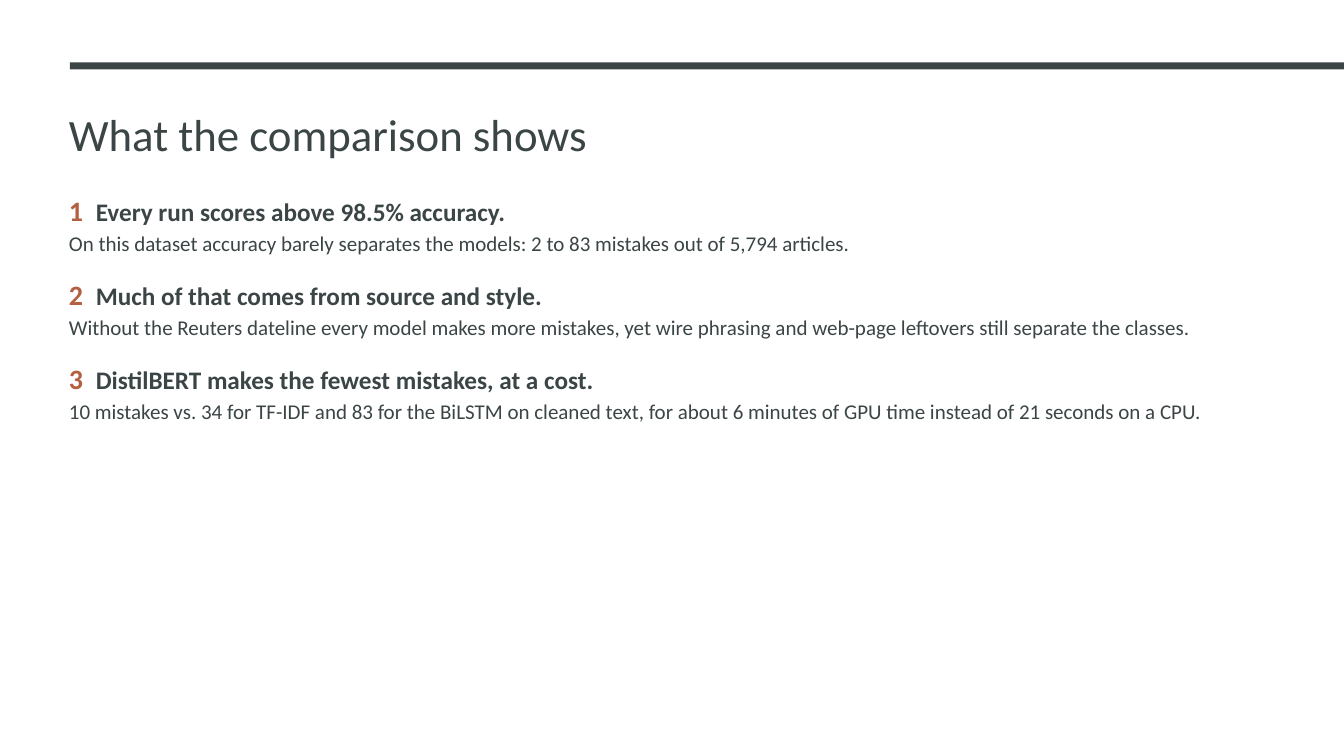
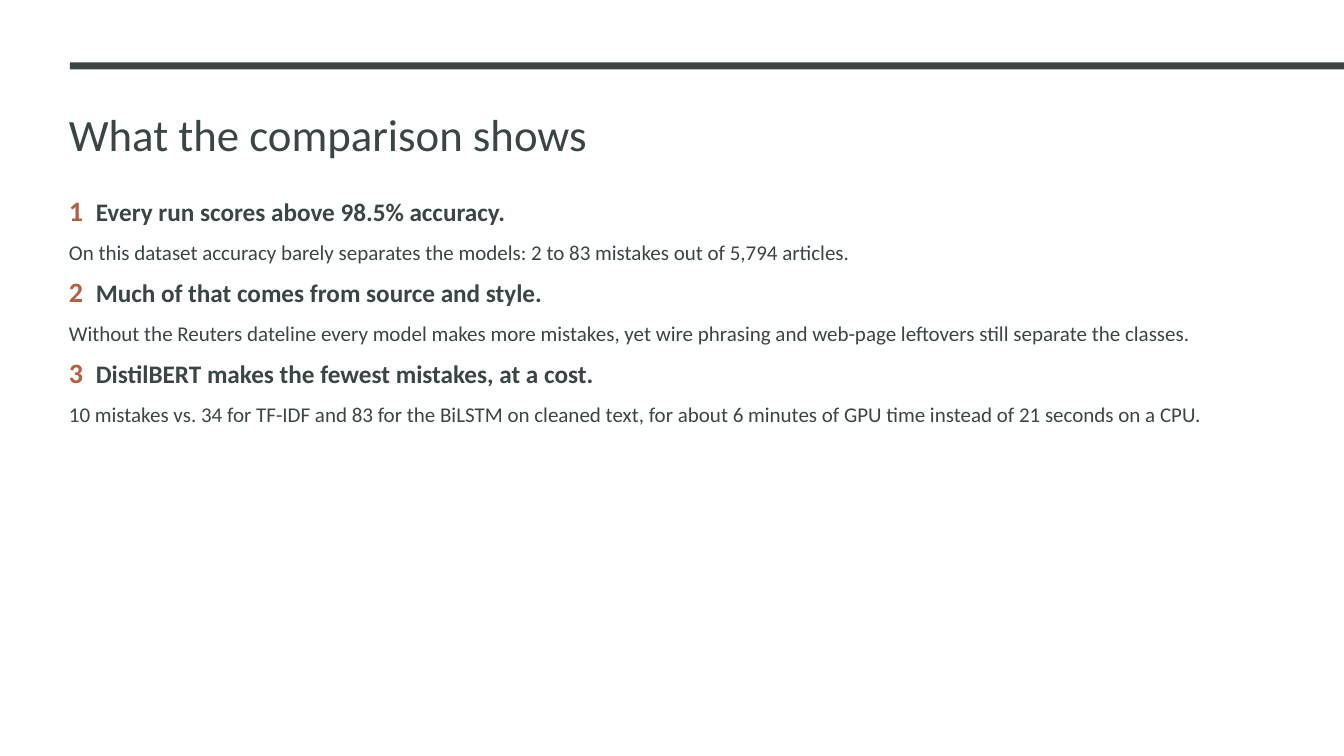
Before and after one commit to Abrafar/cs412-fake-news-detectio, a slide deck: slide 11 of presentation/CS412_Final_Presentation_Faruki.pptx. Drawn at 1344x756 pixels with LibreOffice and Linux fonts; fonts in the diff are those of the drawing. Boxes give left, top, right and bottom in pixels: in the first picture for what was removed or moved away, otherwise in the second. Text is boxed around its words. In the diff, an @@ line names an element or a change of style, - is before the commit and + after.

```diff
--- a/presentation/CS412_Final_Presentation_Faruki.pptx
+++ b/presentation/CS412_Final_Presentation_Faruki.pptx
@@ text "1 Every run scores above ..." at bbox=[69, 203, 1200, 425]: more space between paragraphs; less space between paragraphs @@
```
Also in this commit, not shown: 4 other slides changed, 1 other file.
